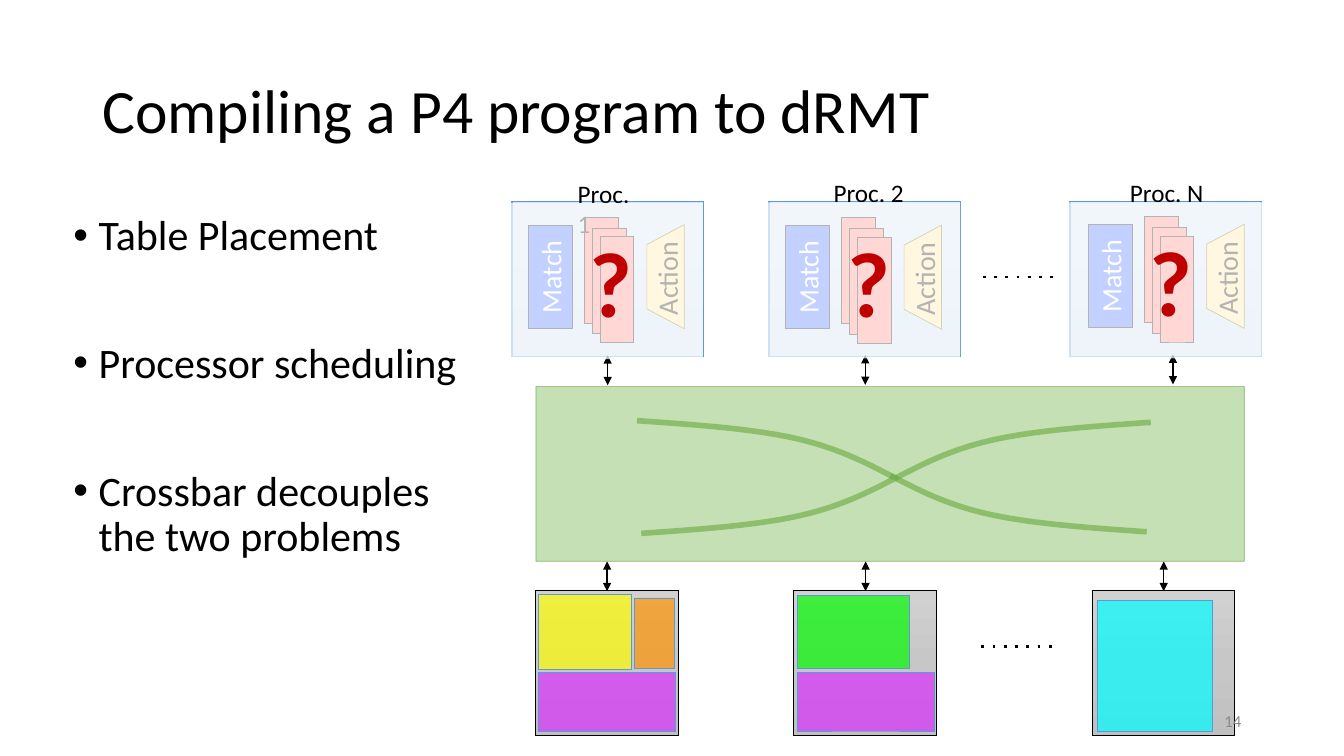
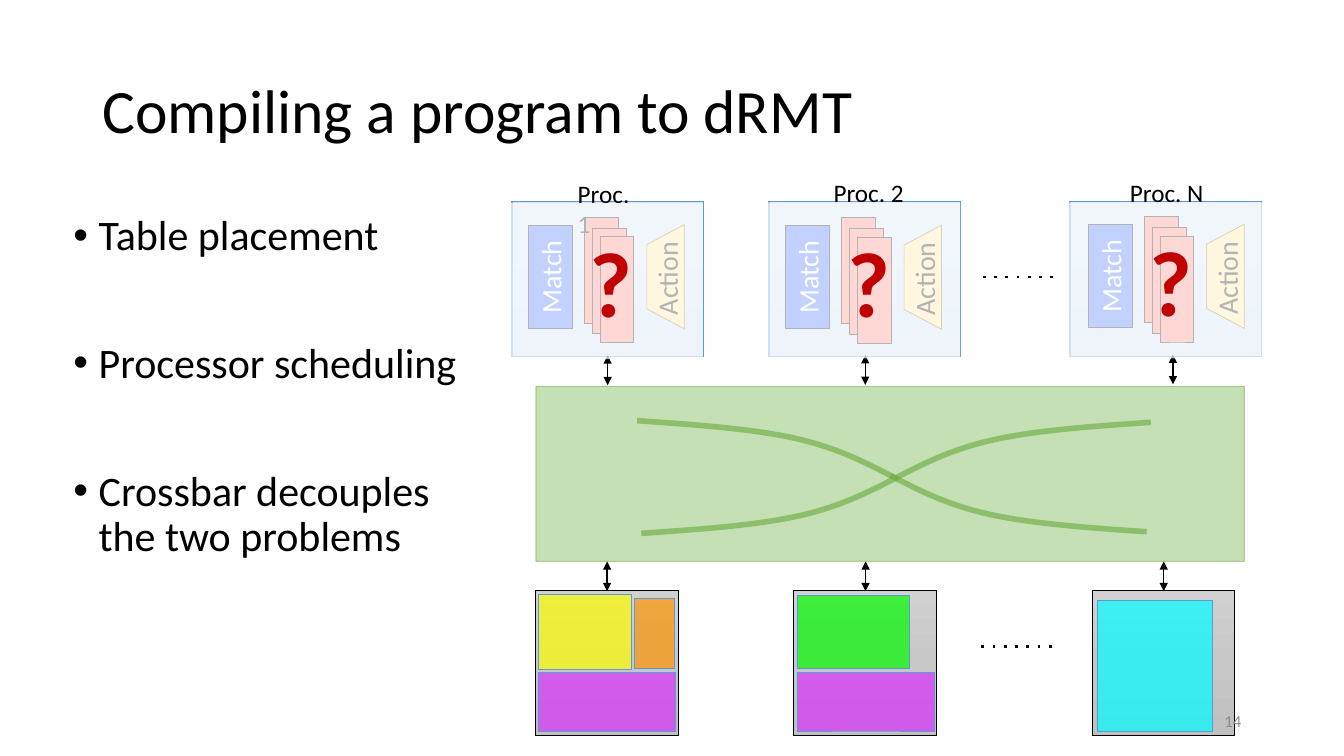
Before and after one commit to anirudhSK/drmt_talk, a slide deck: slide 14 of drmt.pptx. Drawn at 1344x756 pixels with LibreOffice and Linux fonts; fonts in the diff are those of the drawing. Boxes give left, top, right and bottom in pixels: in the first picture for what was removed or moved away, otherwise in the second. Text is boxed around its words. In the diff, an @@ line names an element or a change of style, - is before the commit and + after.

```diff
--- a/drmt.pptx
+++ b/drmt.pptx
@@ title at (x1=102, y1=90, x2=852, y2=144): text changed @@
-Compiling a P4 program to dRMT
+Compiling a program to dRMT
@@ text at (x1=99, y1=221, x2=378, y2=257): text changed @@
-• Table Placement
+• Table placement
```
Also in this commit, not shown: 2 other slides changed, 1 slide added.
